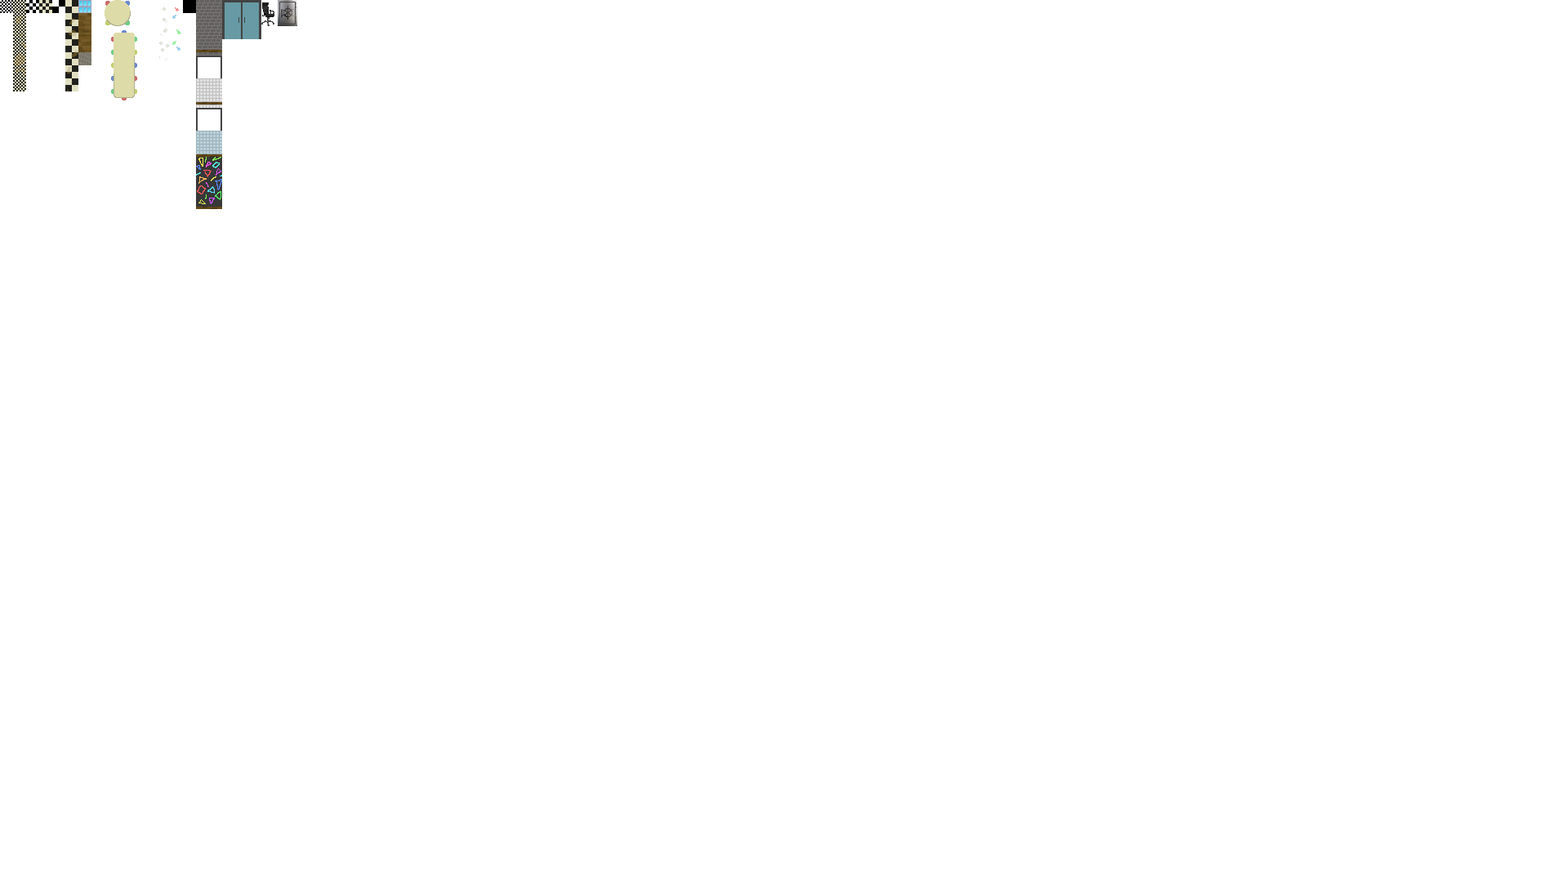
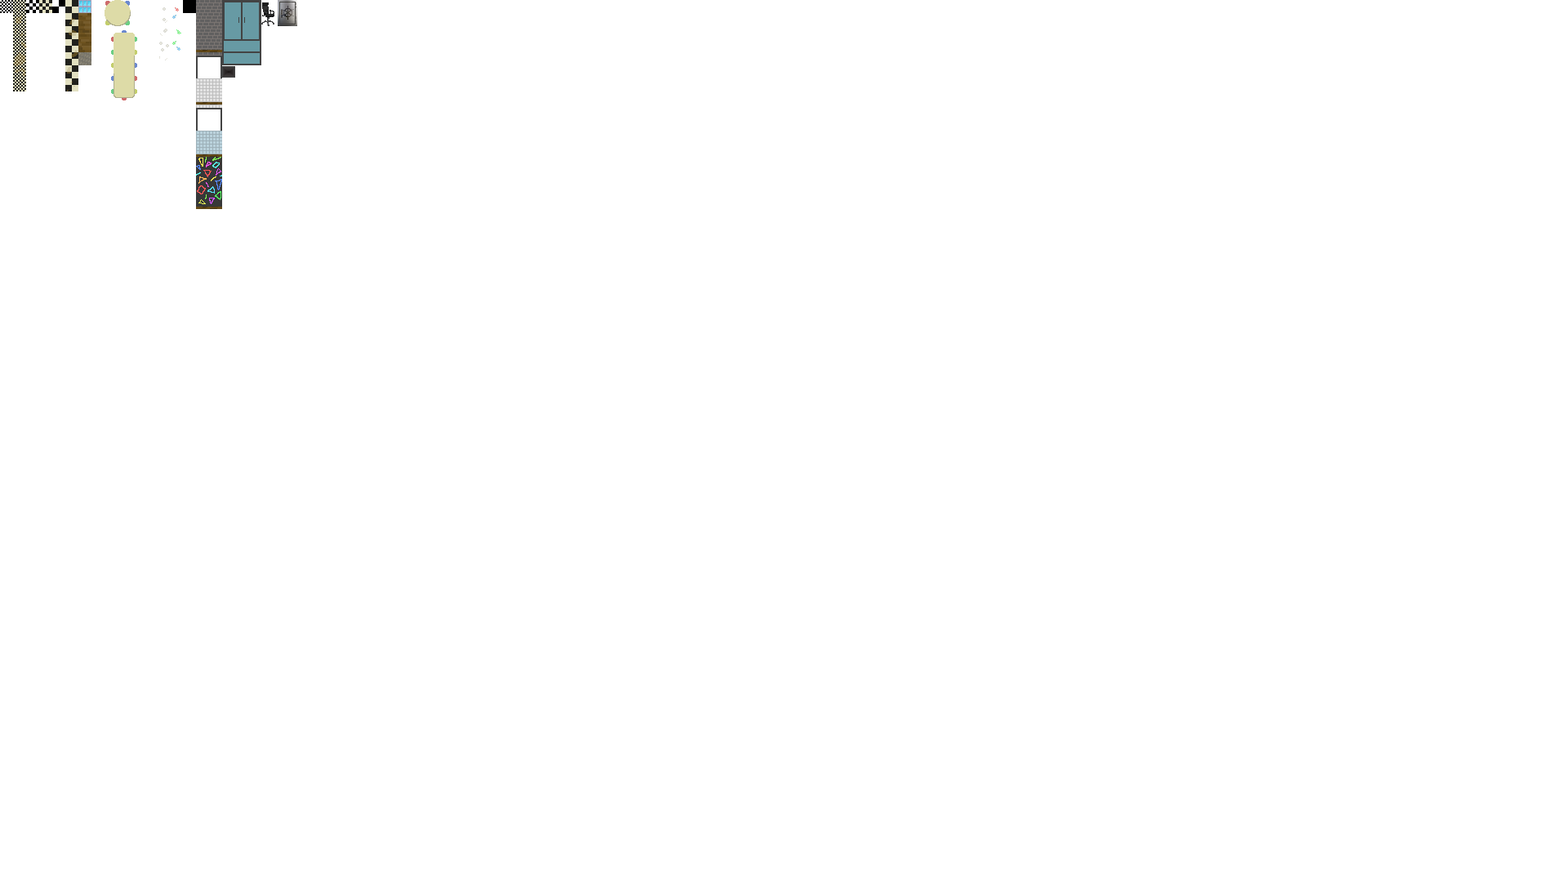
Layer changes from the first 1568x882 image to the second:
painted on "Textures" over [222, 39, 262, 78]